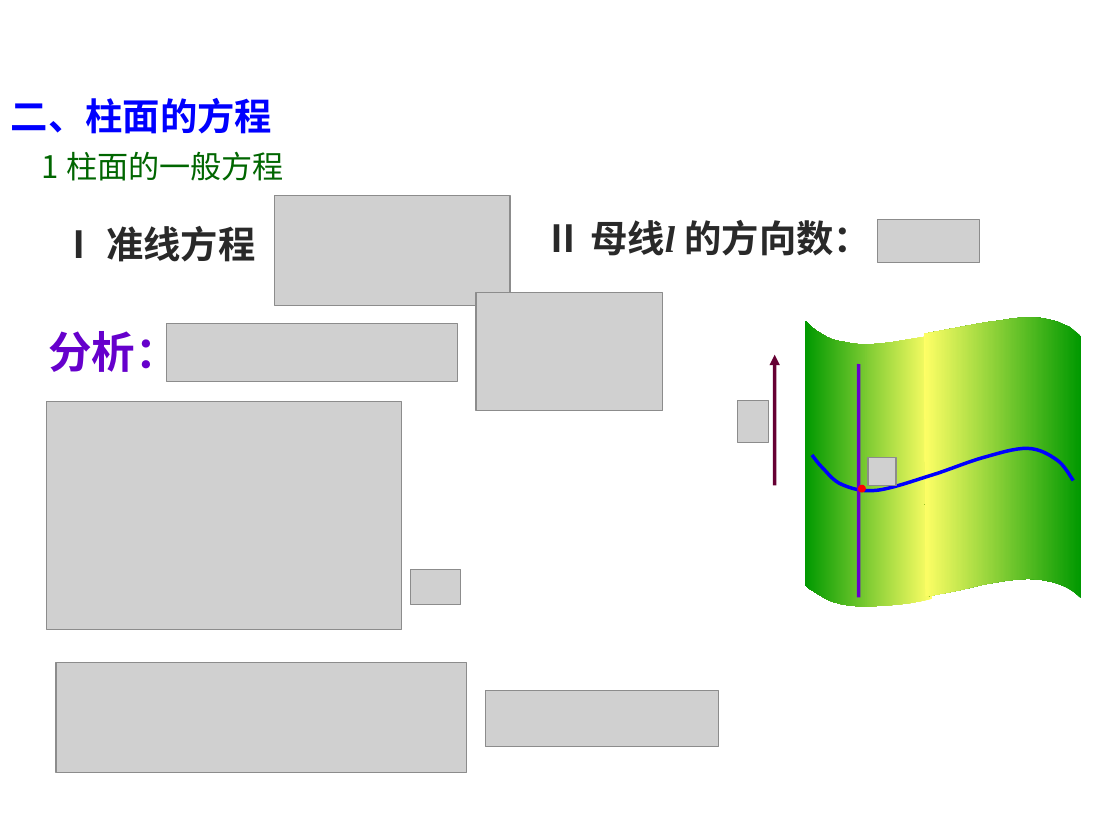
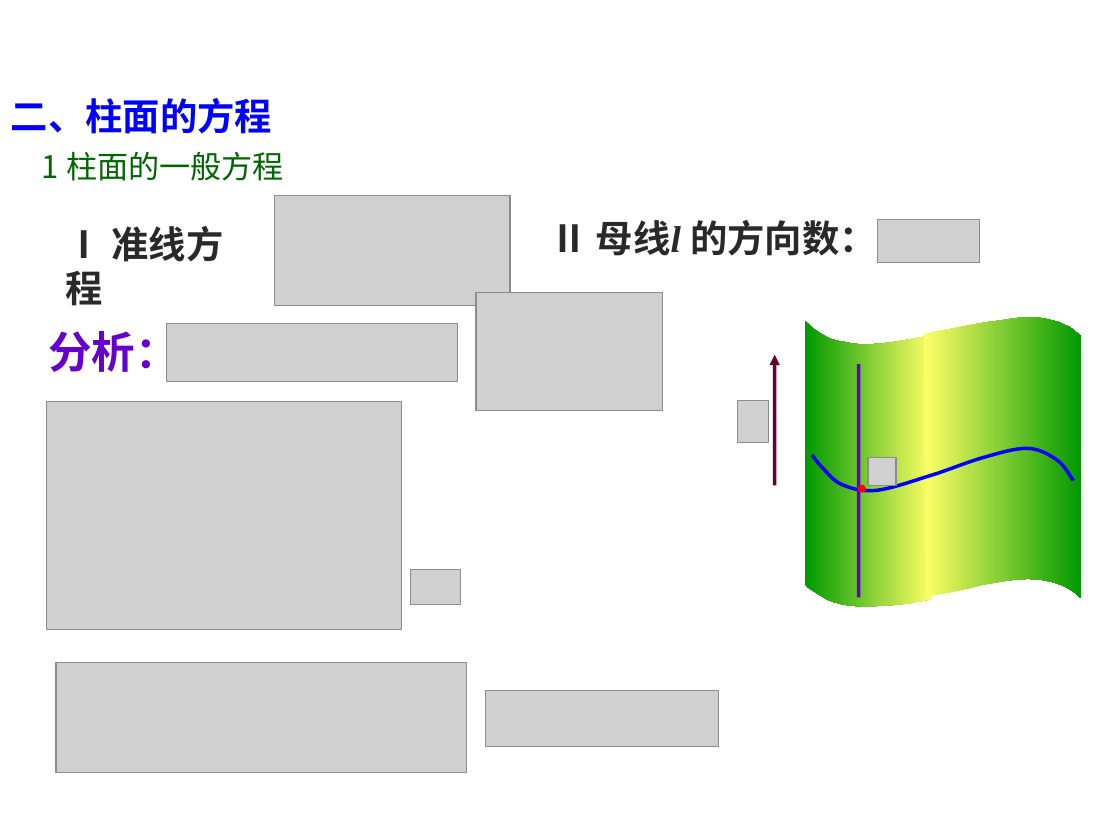
Before and after one commit to weihuayi/class, a slide deck: slide 7 of analyticgeometry/PPT/4-1.ppt. Drawn at 1120x840 pixels with LibreOffice and Linux fonts; fonts in the diff are those of the drawing; grey boxes stand for pictures; background and template pictures are left out. Boxes give left, top, right and bottom in pixels: in the first picture for what was removed or moved away, otherwise in the second. Text is boxed around its words. In the diff, an @@ line names an element or a change of style, - is before the commit and + after.

```diff
--- a/analyticgeometry/PPT/4-1.ppt
+++ b/analyticgeometry/PPT/4-1.ppt
@@ text "Ⅱ 母线l 的方向数：": place and size @@
-text "Ⅱ 母线l 的方向数：" at (544,220,872,256)
+text "Ⅱ 母线l 的方向数：" at (550,220,877,256)
@@ text "Ⅰ 准线方程" rewrapped from (60,226,255,262) to (66,226,224,306) @@
@@ freeform shape at (805,320,932,606): fill gradient #FFFF66 to #009900 to gradient #009900 to #FFFF66 @@
@@ freeform shape at (924,317,1081,598): fill gradient #009900 to #FFFF66 to gradient #FFFF66 to #009900 @@
```
Also in this commit, not shown: 11 other slides changed, 9 other files.
